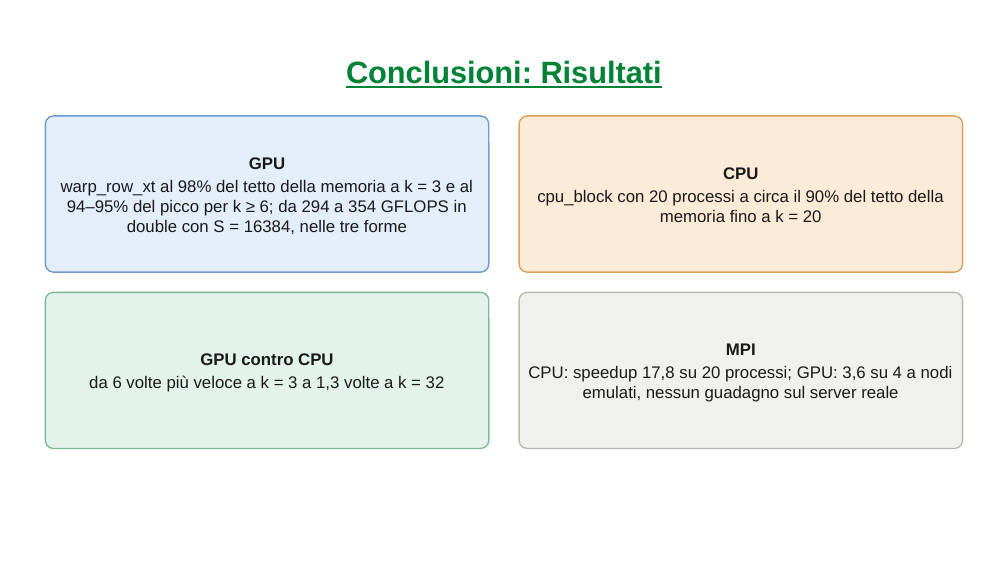
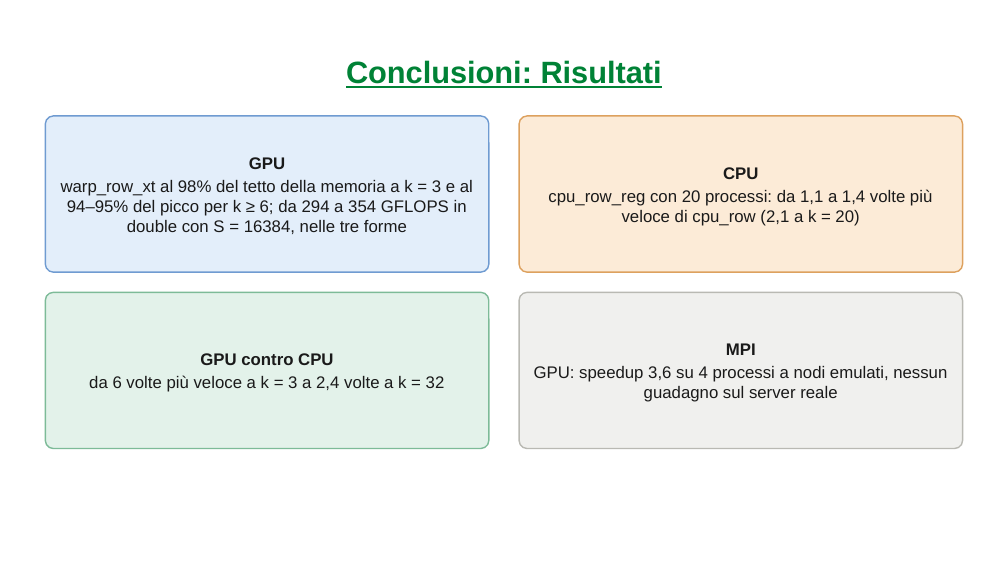
Before and after one commit to carloni2021/SCPA, a slide deck: slide 83 of relazione/presentazione/SCPA_Presentazione_Carloni.pptx (slide 87 before the commit). Drawn at 1008x567 pixels with LibreOffice and Linux fonts; fonts in the diff are those of the drawing; background and template pictures are left out. Boxes give left, top, right and bottom in pixels: in the first picture for what was removed or moved away, otherwise in the second. Text is boxed around its words. In the diff, an @@ line names an element or a change of style, - is before the commit and + after.

```diff
--- a/relazione/presentazione/SCPA_Presentazione_Carloni.pptx
+++ b/relazione/presentazione/SCPA_Presentazione_Carloni.pptx
@@ text at bbox=[548, 189, 932, 226]: text changed @@
-cpu_block con 20 processi a circa il 90% del tetto della memoria fino a k = 20
+cpu_row_reg con 20 processi: da 1,1 a 1,4 volte più veloce di cpu_row (2,1 a k = 20)
@@ text at bbox=[89, 375, 445, 392]: text changed @@
-da 6 volte più veloce a k = 3 a 1,3 volte a k = 32
+da 6 volte più veloce a k = 3 a 2,4 volte a k = 32
@@ text at bbox=[534, 366, 947, 402]: text changed @@
-CPU: speedup 17,8 su 20 processi; GPU: 3,6 su 4 a nodi emulati, nessun guadagno sul server reale
+GPU: speedup 3,6 su 4 processi a nodi emulati, nessun guadagno sul server reale
```
Also in this commit, not shown: 33 other slides changed, 4 slides added, 8 slides removed, 33 other files.
